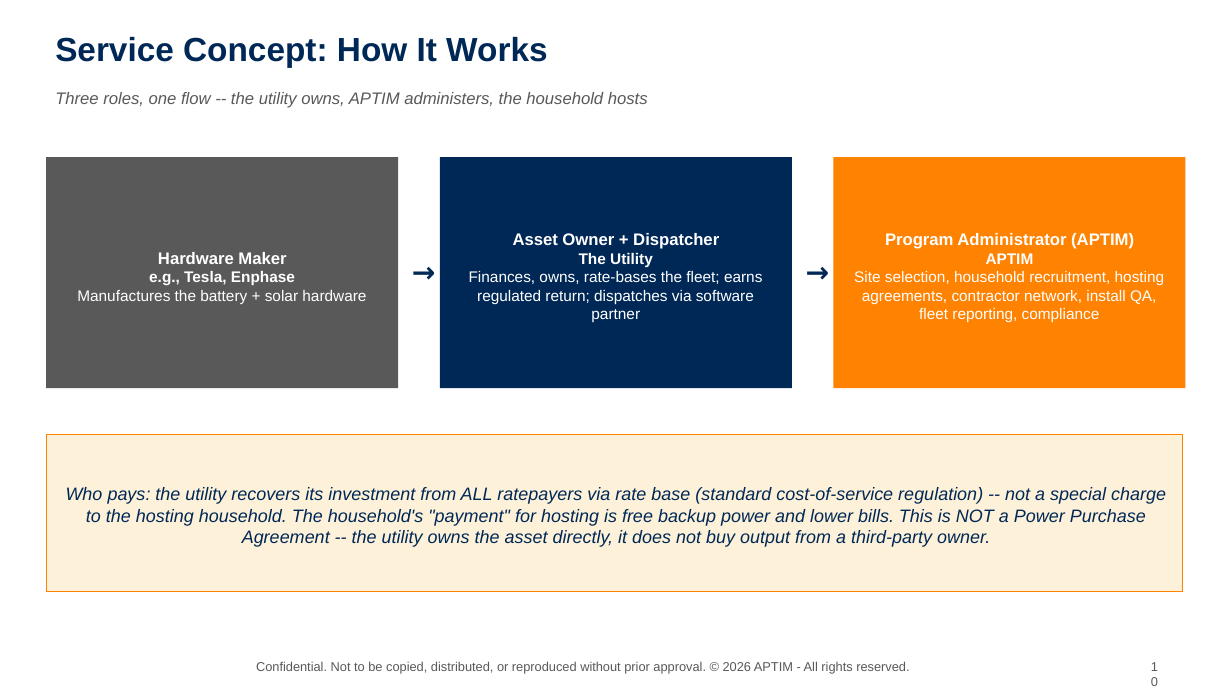
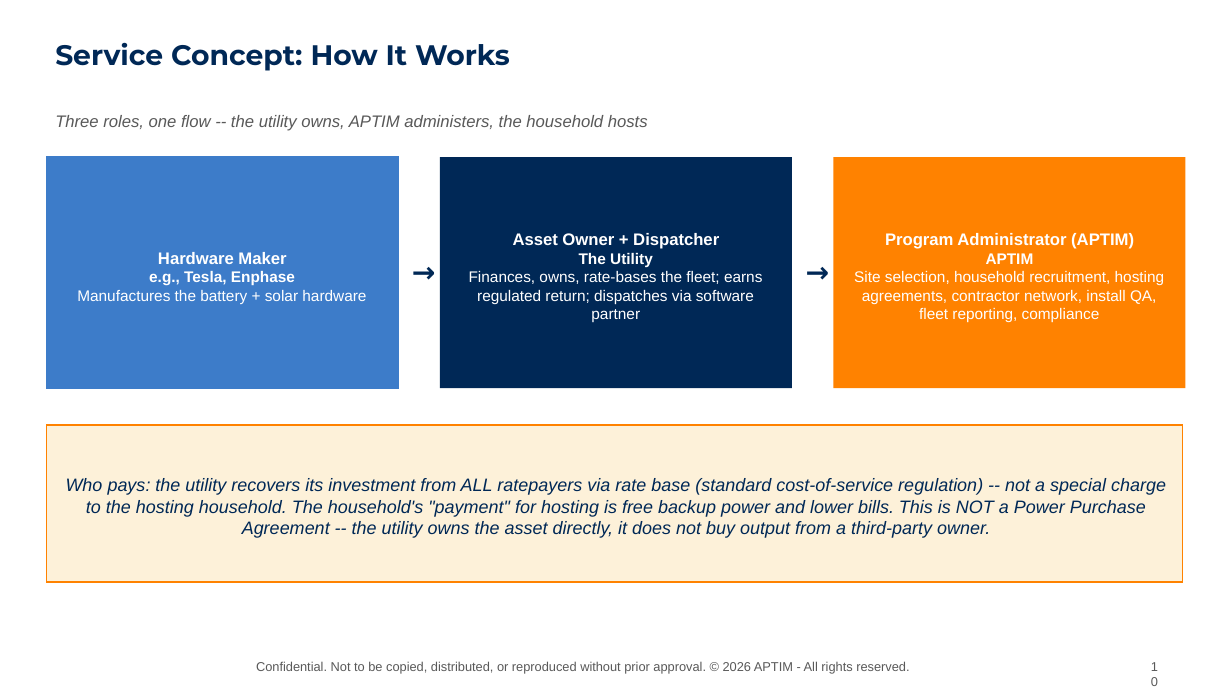
Before and after one commit to graseeuh/HERMES, a slide deck: slide 6 of Group_1_STRIVE_Presentation.pptx (slide 10 before the commit). Drawn at 1232x693 pixels with LibreOffice and Linux fonts; fonts in the diff are those of the drawing; background and template pictures are left out. Boxes give left, top, right and bottom in pixels: in the first picture for what was removed or moved away, otherwise in the second. Text is boxed around its words. In the diff, an @@ line names an element or a change of style, - is before the commit and + after.

```diff
--- a/Group_1_STRIVE_Presentation.pptx
+++ b/Group_1_STRIVE_Presentation.pptx
@@ text "Service Concept: How It Works" at <box>55,42,510,71</box>: size 26 to 22 pt, font Arial to Montserrat @@
@@ text "Three roles, one flow -- ...": place and size @@
-text "Three roles, one flow -- ..." at <box>55,92,648,108</box>
+text "Three roles, one flow -- ..." at <box>55,115,648,131</box>
@@ rectangle "Hardware Maker" at <box>46,157,398,388</box>: fill #595959 to #3D7CC9; outline none to #3D7CC9 1 pt @@
@@ rectangle "Who pays: the utility recovers ...": place and size @@
-rectangle "Who pays: the utility recovers ..." at <box>46,434,1183,592</box>
+rectangle "Who pays: the utility recovers ..." at <box>46,425,1183,582</box>
```
Also in this commit, not shown: 21 other slides changed, 37 slides added, 2 slides removed.
